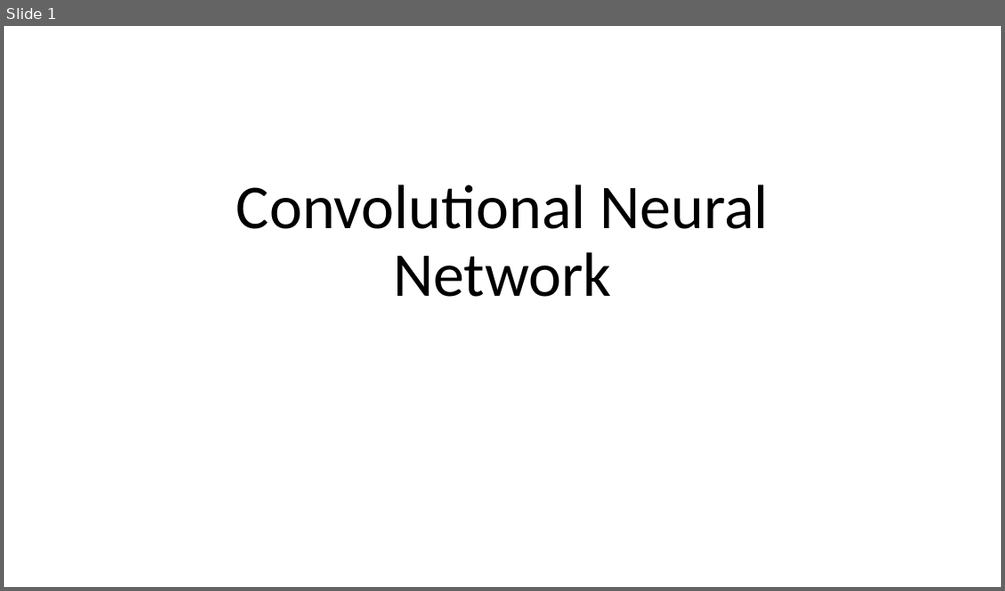
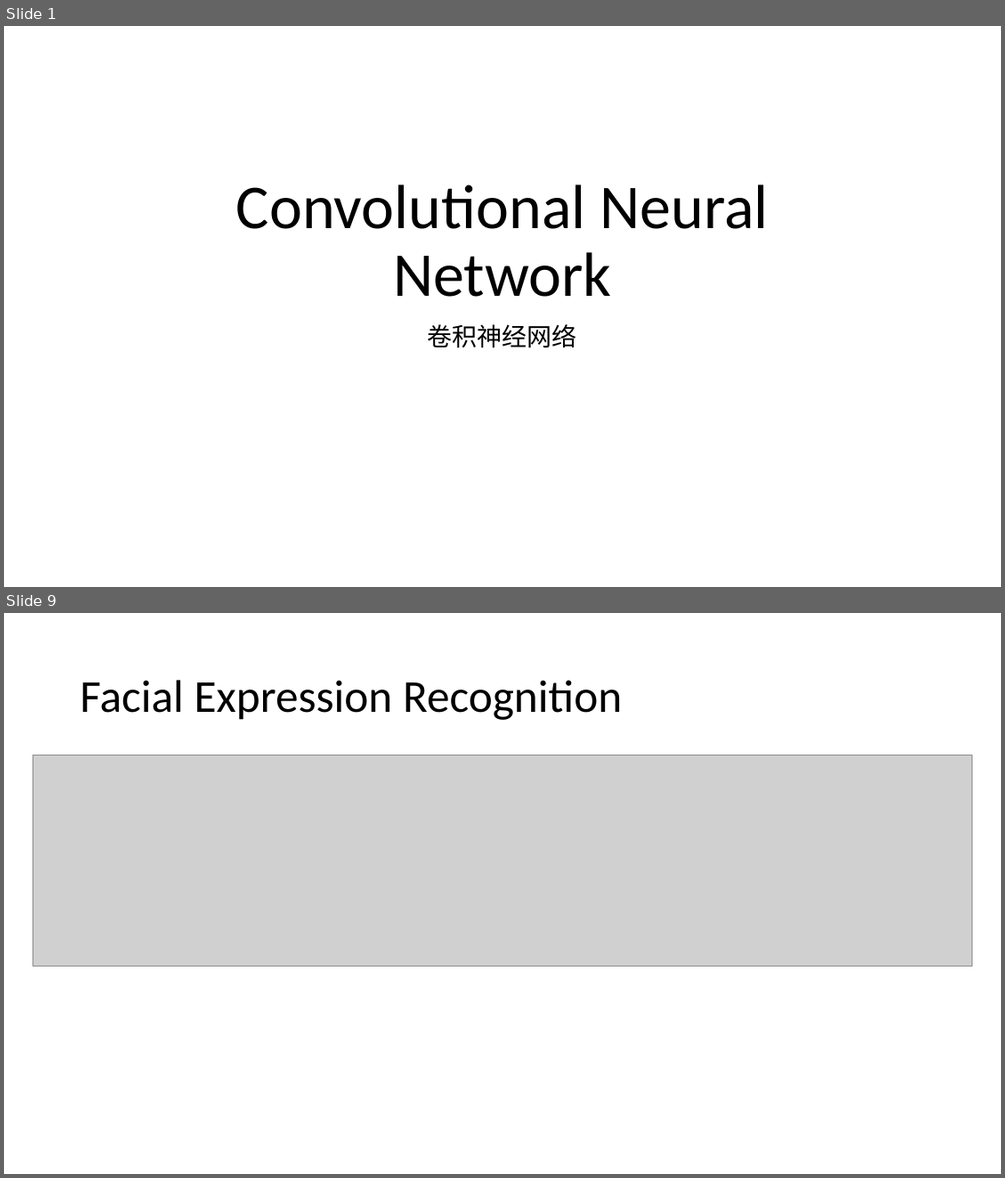
Before and after one commit to foamliu/Learning-DL, a slide deck: cnn/CNN.pptx. Shown one above the other, each under a label of ours: slide 1 before the commit, slides 1 and 9 after it; the slides between them are not shown. The pictures are 1005x591 and 1005x1178 pixels, drawn with LibreOffice and Linux fonts; fonts in the diff are those of the drawing; grey boxes stand for pictures. Boxes give left, top, right and bottom in pixels: in the first picture for what was removed or moved away, otherwise in the second. Text is boxed around its words. In the diff, an @@ line names an element or a change of style, - is before the commit and + after.

```diff
--- a/cnn/CNN.pptx
+++ b/cnn/CNN.pptx
@@ slide 9 added at bbox=[4, 613, 1001, 1174], background #FFFFFF @@
@@ title added at bbox=[80, 680, 622, 720], 44 pt, text #000000 @@
+Facial Expression Recognition
@@ picture added at bbox=[33, 755, 971, 966] @@
@@ slide 1 changed as well @@
@@ subtitle added at bbox=[428, 324, 577, 348], 24 pt, text #000000 @@
+卷积神经网络
```
Also in this commit, not shown: 9 other slides added, 2 other files.
